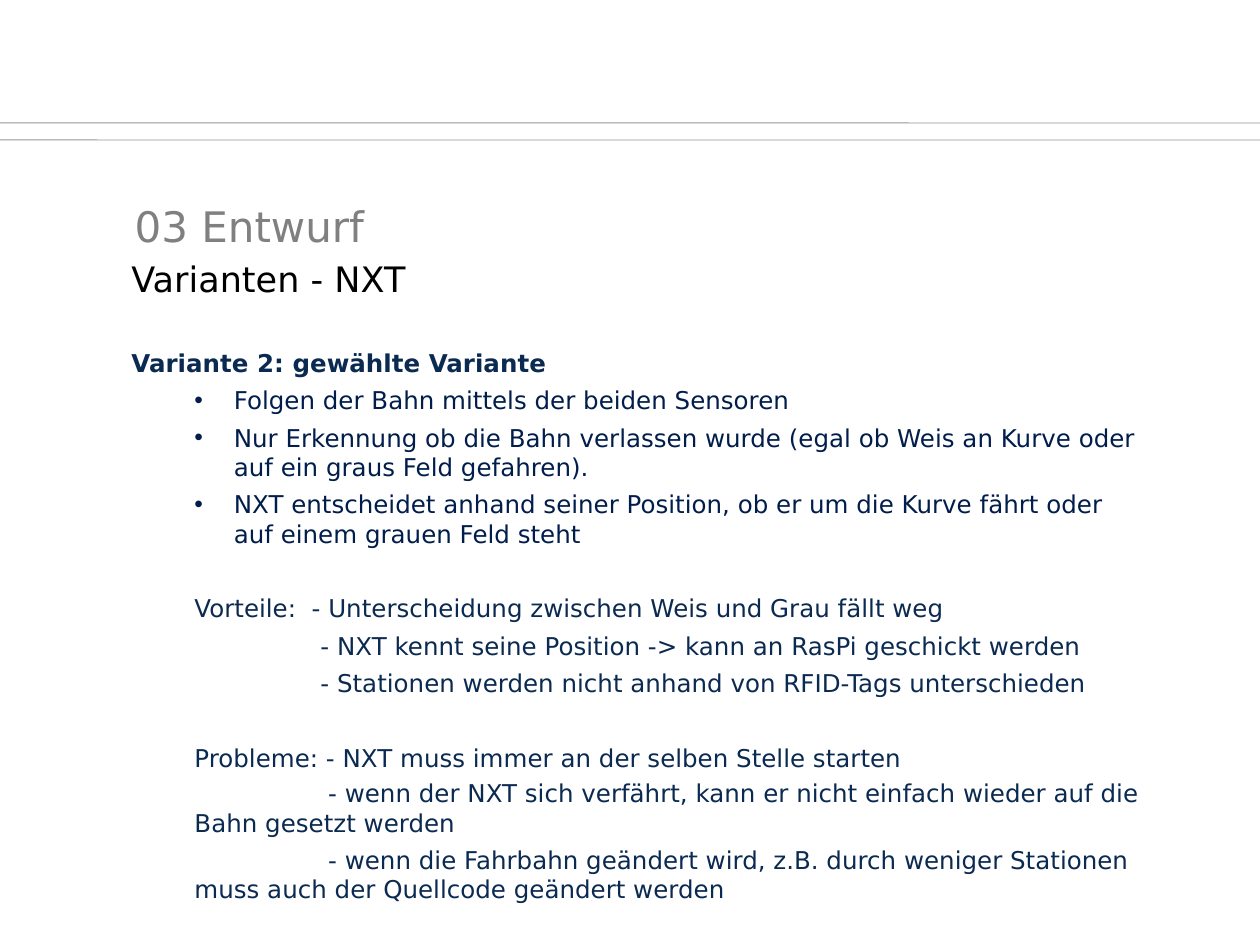
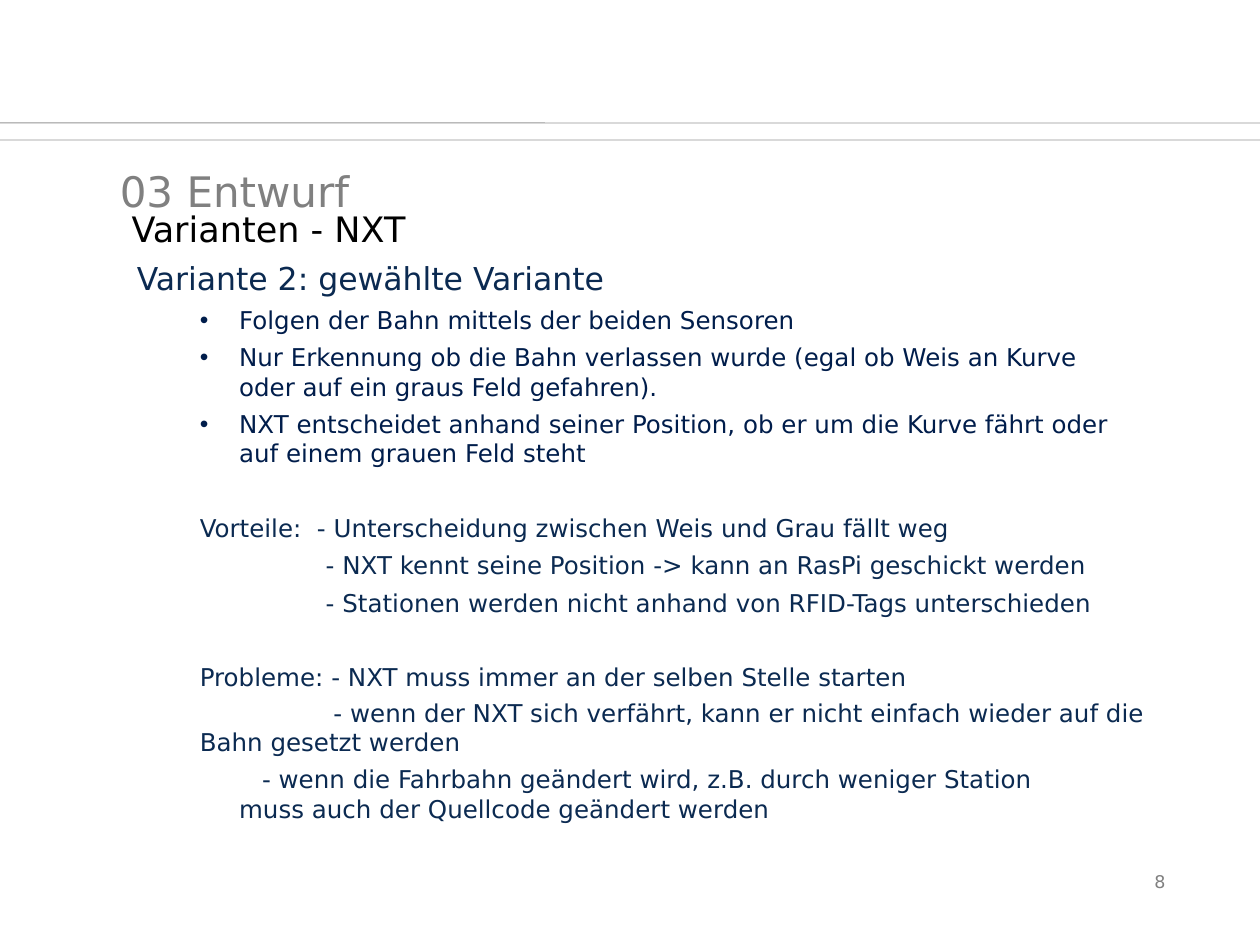
Before and after one commit to SaSteDD/ees_StegStef, a slide deck: slide 8 of präsi/btwf.odp (slide 6 before the commit). Drawn at 1260x945 pixels with LibreOffice and Linux fonts; fonts in the diff are those of the drawing; background and template pictures are left out. Boxes give left, top, right and bottom in pixels: in the first picture for what was removed or moved away, otherwise in the second. Text is boxed around its words. In the diff, an @@ line names an element or a change of style, - is before the commit and + after.

```diff
--- a/präsi/btwf.odp
+++ b/präsi/btwf.odp
@@ freeform shape removed at box(0, 140, 1260, 140) @@
@@ freeform shape removed at box(0, 123, 1260, 123) @@
@@ line added from (0, 140) to (1260, 140), #969696 0.51 pt @@
@@ line added from (0, 123) to (1260, 123), #969696 0.51 pt @@
@@ title "03 Entwurf" rewrapped from box(135, 210, 364, 243) to box(120, 175, 350, 217) @@
@@ free "Varianten - NXT": place and size @@
-free "Varianten - NXT" at box(131, 252, 1166, 305)
+free "Varianten - NXT" at box(131, 203, 1166, 256)
@@ text at box(137, 266, 1108, 467): size 14 to 18 pt, bold off in "Variante 2: gewählte Variante"; list level 2 to 1 in "Folgen der Bahn mittels der ..."; list level 2 to 1 in "Nur Erkennung ob die Bahn ..."; list level 2 to 1 in "NXT entscheidet anhand seiner Position, ..." @@
@@ text "Variante 2: gewählte Variante": place and size @@
-text "Variante 2: gewählte Variante" at box(131, 353, 1138, 903)
+text "Variante 2: gewählte Variante" at box(137, 266, 1143, 823)
@@ text at box(239, 769, 1031, 823): text changed @@
-- wenn die Fahrbahn geändert wird, z.B. durch weniger Stationen muss auch der Quellcode geändert werden
+- wenn die Fahrbahn geändert wird, z.B. durch weniger Station muss auch der Quellcode geändert werden
@@ page number added at box(1154, 875, 1165, 888), 10 pt, text #808080 @@
+8
```
Also in this commit, not shown: 10 other slides changed, 5 slides added, 2 slides removed, 11 other files.
